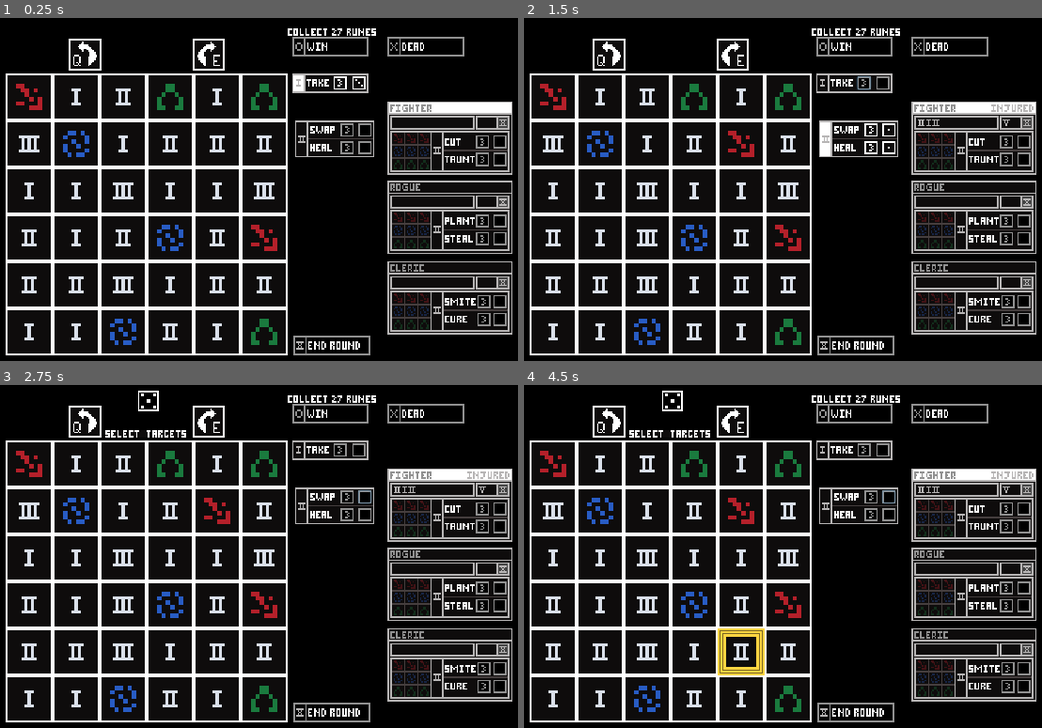
Above: before the commit, frames 1-4 (two rows, left to right).
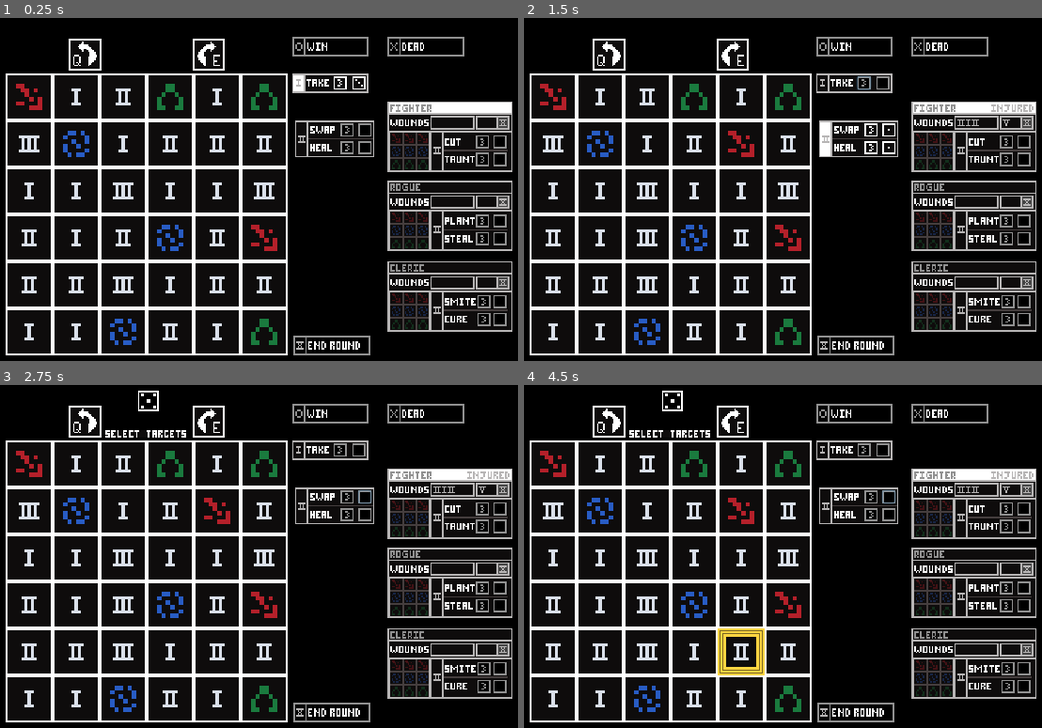
Above: after the commit, the same moments.

Repository: Lasenist/BonesWillRoll
Game: Godot game, scene res://level/play_scene.tscn
Same seed, same stepped clock (60 frames per second), same inputs: the game is played once before the commit and once after it.
Inputs (mouse positions are in pixels of both pictures, inside the frame that each line leads up to):
- Up to frame 1 (0.25 s): no input
- Up to frame 2 (1.5 s): click (865, 83) at 0.5 s; tap Enter at 1.25 s; move the mouse to (669, 213) at 1.27 s; hold E (rotate_selection_right) from 1.28 s (still down); click (669, 213) at 1.42 s
- Up to frame 3 (2.75 s): release E (rotate_selection_right) at 2 s; click (362, 498) at 2.02 s
- Up to frame 4 (4.5 s): tap Space at 2.75, 4.25 s; move the mouse to (622, 604) at 2.77 s; hold Q (rotate_selection_left) 2.78-3.53 s; tap Enter at 3.5 s; move the mouse to (850, 484) at 3.52 s; hold E (rotate_selection_right) from 3.53 s (still down); move the mouse to (736, 669) at 4.27 s; click (736, 669) at 4.42 s

The runs differ from the first frame. In frame 1, 2.4% of the frame differs, in the area x 55-99%, y 3-93%; in frame 2, 2.5%; in frame 3, 2.5%; in frame 4, 2.5%.

Commit message:
Add wounds to character sheet

Diff:
--- a/UI/adventurer/adventurer.tscn
+++ b/UI/adventurer/adventurer.tscn
@@ -7,6 +7,7 @@
 [ext_resource path="res://UI/numerals/two.tscn" type="PackedScene" id=5]
 [ext_resource path="res://UI/adventurer/state_spritesheet.png" type="Texture" id=6]
 [ext_resource path="res://UI/numerals/ten.tscn" type="PackedScene" id=7]
+[ext_resource path="res://UI/numerals/label_spritesheet.png" type="Texture" id=8]
 
 [sub_resource type="AtlasTexture" id=1]
 atlas = ExtResource( 1 )
@@ -27,6 +28,10 @@
 [sub_resource type="AtlasTexture" id=8]
 atlas = ExtResource( 6 )
 region = Rect2( 31, 0, 15, 5 )
+
+[sub_resource type="AtlasTexture" id=9]
+atlas = ExtResource( 8 )
+region = Rect2( 0, 0, 26, 5 )
 
 [sub_resource type="AtlasTexture" id=2]
 atlas = ExtResource( 3 )
@@ -52,7 +57,7 @@
 
 [node name="Panel" type="Panel" parent="."]
 margin_right = 85.0
-margin_bottom = 50.0
+margin_bottom = 48.0
 theme = ExtResource( 2 )
 __meta__ = {
 "_edit_use_anchors_": false
@@ -110,8 +115,8 @@
 }
 
 [node name="state_labels" type="Control" parent="Panel"]
-margin_right = 40.0
-margin_bottom = 40.0
+margin_right = 47.0
+margin_bottom = 8.0
 __meta__ = {
 "_edit_use_anchors_": false
 }
@@ -142,8 +147,18 @@
 "_edit_use_anchors_": false
 }
 
+[node name="wounds_label" type="TextureRect" parent="Panel"]
+margin_left = 2.0
+margin_top = 12.0
+margin_right = 28.0
+margin_bottom = 17.0
+texture = SubResource( 9 )
+__meta__ = {
+"_edit_use_anchors_": false
+}
+
 [node name="wounds_panel" type="Panel" parent="Panel"]
-margin_left = 2.0
+margin_left = 29.0
 margin_top = 10.0
 margin_right = 59.0
 margin_bottom = 19.0
@@ -222,9 +237,9 @@
 margin_right = 7.0
 
 [node name="rune_inventory" type="Panel" parent="Panel"]
-margin_left = 2.0
+margin_left = 1.0
 margin_top = 20.0
-margin_right = 30.0
+margin_right = 29.0
 margin_bottom = 48.0
 __meta__ = {
 "_edit_use_anchors_": false
@@ -398,16 +413,16 @@
 [node name="ColorRect" type="ColorRect" parent="can_use_ability"]
 margin_left = 1.0
 margin_top = -1.0
-margin_right = 45.0
+margin_right = 47.0
 color = Color( 0.717647, 0.709804, 0.709804, 1 )
 __meta__ = {
 "_edit_use_anchors_": false
 }
 
 [node name="ColorRect3" type="ColorRect" parent="can_use_ability"]
-margin_left = 45.0
-margin_top = -1.0
-margin_right = 46.0
+margin_left = 47.0
+margin_top = 1.0
+margin_right = 48.0
 margin_bottom = 27.0
 color = Color( 0.717647, 0.709804, 0.709804, 1 )
 __meta__ = {
@@ -417,7 +432,7 @@
 [node name="ColorRect2" type="ColorRect" parent="can_use_ability"]
 margin_left = 1.0
 margin_top = 26.0
-margin_right = 45.0
+margin_right = 47.0
 margin_bottom = 27.0
 color = Color( 0.717647, 0.709804, 0.709804, 1 )
 __meta__ = {
--- a/level/play_scene.gd
+++ b/level/play_scene.gd
@@ -44,7 +44,6 @@
 
 # Called when the node enters the scene tree for the first time.
 func _ready():
-	$AudioStreamPlayer.play()
 	pass # Replace with function body.
 
 func _get_active_character():
@@ -93,7 +92,6 @@
 		var rune_count = 0
 		var dead_characters = 0
 		for character in character_turn_order:
-			rune_count += character.get_total_rune_count()
 			dead_characters += 1 if character.is_dead else 0
 
 		if dead_characters == character_turn_order.size():
--- a/level/play_scene.tscn
+++ b/level/play_scene.tscn
@@ -160,6 +160,7 @@
 margin_bottom = -54.0
 
 [node name="collect_message" type="TextureRect" parent="."]
+visible = false
 margin_left = 281.0
 margin_top = 23.0
 margin_right = 341.0
@@ -241,7 +242,7 @@
 scale = Vector2( 2, 2 )
 
 [node name="AnimatedSprite" parent="Control2/dice" index="0"]
-frame = 1
+frame = 5
 
 [node name="ColorRect" type="ColorRect" parent="Control2"]
 margin_left = 12.0
@@ -314,6 +315,9 @@
 margin_right = 326.0
 margin_bottom = 180.0
 mouse_filter = 2
+__meta__ = {
+"_edit_use_anchors_": false
+}
 
 [node name="pos3" type="Control" parent="positions"]
 margin_left = 286.0
Not shown: 1 places in UI/adventurer/adventurer.tscn that only renumber resources
Binary file added: UI/numerals/label_spritesheet.aseprite
Binary file added: UI/numerals/label_spritesheet.png
Not shown, added: UI/numerals/label_spritesheet.png.import
